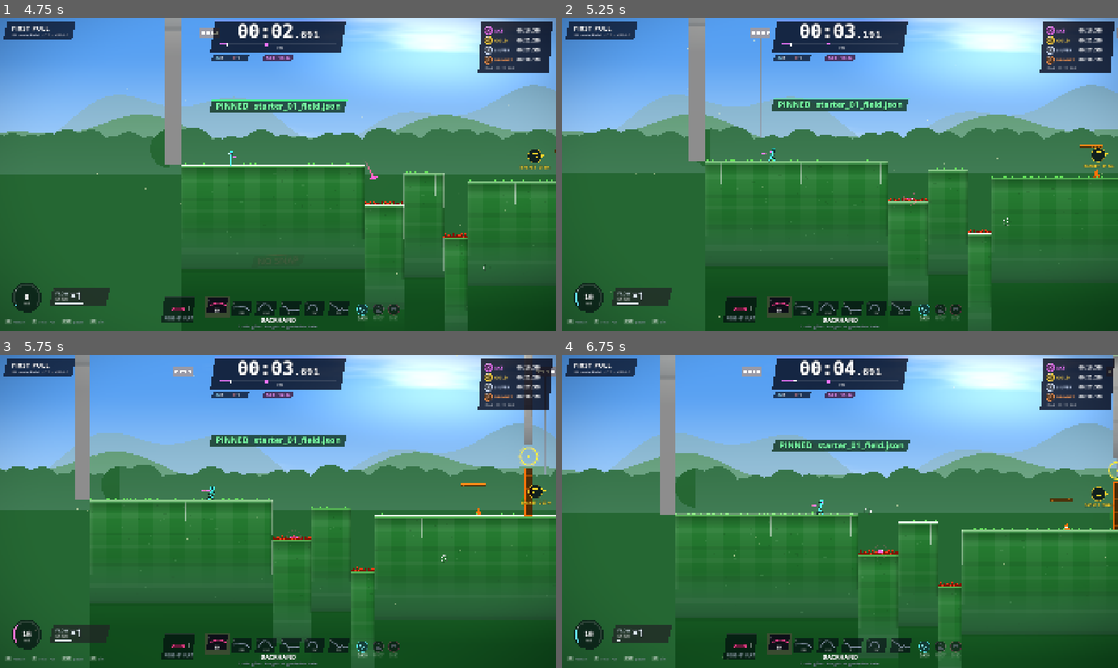
Above: before the commit, frames 1-4 (two rows, left to right).
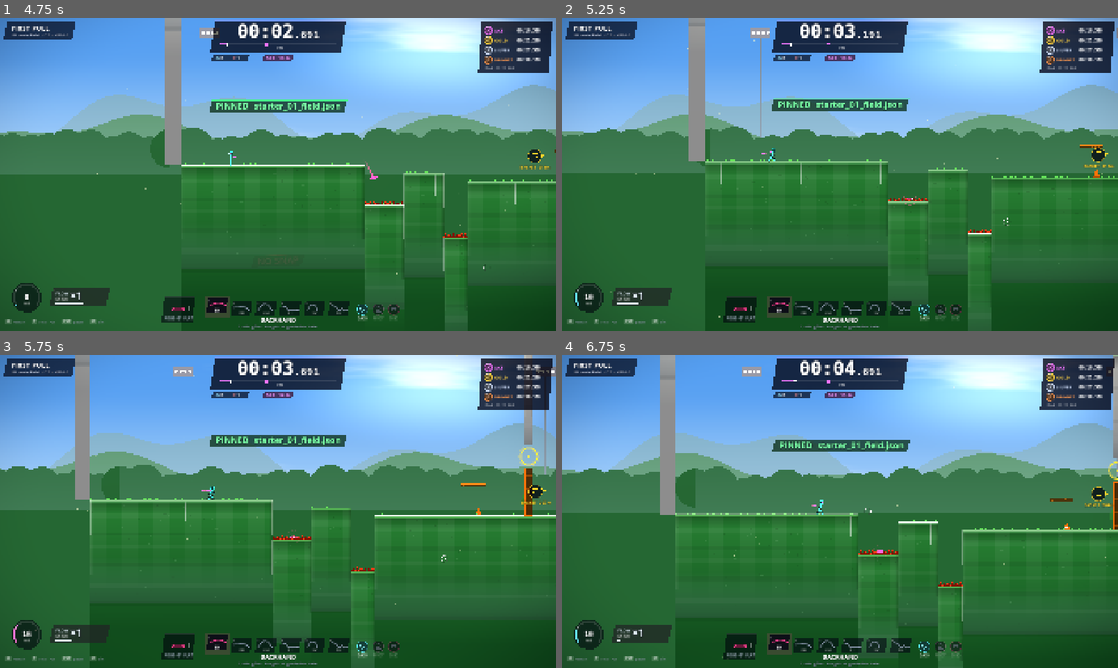
Above: after the commit, the same moments.

Repository: malleum/ultimategrapple
Game: Godot game, scene res://scenes/main.tscn
Same seed, same stepped clock (60 frames per second), same inputs: the game is played once before the commit and once after it.
Inputs (mouse positions are in pixels of both pictures, inside the frame that each line leads up to):
- Up to frame 1 (4.75 s): click "COURSES" at 0.5 s; click "01 First Pull" at 1.25 s; tap Enter at 2 s; move the mouse to (400, 158) at 2.02 s; hold D (move_right) 2.03-2.75 s; tap P (pin) at 2.1, 3.8 s; click (400, 158) at 2.17 s; tap Space (jump) at 2.27 s; tap F (snap) at 2.3 s; drag from (166, 190) to (255, 221) at 2.77 s; move the mouse to (333, 105) at 3.52 s; hold A (move_left) 3.53-4.25 s; click (333, 105) at 3.6 s; drag from (250, 237) to (489, 268) at 4.27 s
- Up to frame 2 (5.25 s): move the mouse to (1006, 221) at 5.02 s; hold D (move_right) from 5.03 s (still down); right-click (1006, 221) at 5.1 s
- Up to frame 3 (5.75 s): keep holding D (move_right); tap Space (jump) at 5.27 s; click (444, 558) at 5.3 s
- Up to frame 4 (6.75 s): release D (move_right) at 5.75 s; drag from (673, 464) to (756, 433) at 5.77 s; move the mouse to (867, 511) at 6.52 s; hold D (move_right) from 6.53 s (still down); tap P (pin) at 6.6 s; click (867, 511) at 6.67 s

Frame 1 is identical in both runs. In frame 2, less than 0.1% of the frame differs, in the area x 15-100%, y 34-69%; in frame 3, 0.1%; in frame 4, 0.2%, in the area x 10-100%, y 32-100%.

Commit message:
Fix rolling/sliding disc friction (ground probe) + exact range-table tool
Rolling discs micro-hopped so is_on_floor() was false ~90% of frames and
friction was skipped: rollers travelled ~2x too far. A short downward
probe now detects contact. tools/range_table.gd sweeps every throw type
from -10 to 85 degrees with the real disc code.

Co-Authored-By: Claude Opus 5.5 <noreply@anthropic.com>
Claude-Session: https://claude.ai/code/session_01TpV548vRC2KvUmKRPXhcFK

Diff:
--- a/src/disc/disc.gd
+++ b/src/disc/disc.gd
@@ -273,12 +273,22 @@
 		impact.emit("wall", spd)
 
 
+## Floor contact under the disc. is_on_floor() alone misses most frames for a
+## rolling/sliding disc (it micro-hops off the floor), which used to skip
+## friction and made rollers travel ~2x too far.
+func _ground_probe() -> KinematicCollision2D:
+	var c := move_and_collide(Vector2(0, 4), true, 0.08)
+	if c and c.get_normal().y < -0.5:
+		return c
+	return null
+
+
 func _roll(dt: float) -> void:
 	velocity.y += t.grav * dt
-	var was_on_floor := is_on_floor()
 	move_and_slide()
-	if is_on_floor():
-		var n := get_floor_normal()
+	var g := _ground_probe()
+	if g:
+		var n := g.get_normal()
 		var tangent := Vector2(-n.y, n.x)
 		var along := velocity.dot(tangent)
 		along = move_toward(along, 0.0, 420.0 * dt)
@@ -289,18 +299,16 @@
 		velocity.x = -velocity.x * 0.45
 		spin_dir = -spin_dir
 		impact.emit("wall", absf(velocity.x))
-	if not is_on_floor() and not was_on_floor and velocity.y > 900.0:
-		pass
 	spin_angle += velocity.x * dt * 0.08
 
 
 func _slide(dt: float) -> void:
 	velocity.y += 1800.0 * dt
 	move_and_slide()
-	if is_on_floor():
+	var g := _ground_probe()
+	if g:
 		var friction := 1600.0
-		var col := get_last_slide_collision()
-		if col and col.get_collider() and col.get_collider().has_meta("ice"):
+		if g.get_collider() and g.get_collider().has_meta("ice"):
 			friction = 250.0
 		velocity.x = move_toward(velocity.x, 0.0, friction * dt)
 		if absf(velocity.x) < 20.0:
--- /dev/null
+++ b/tools/range_table.gd
@@ -0,0 +1,119 @@
+extends SceneTree
+## Exact range table using the real disc code on a flat floor.
+## Conditions match a real throw: full power, PERFECT snap (spin 1.0 * type spin,
+## speed x1.09, wobble 0.25*0.15), standing still (no movement penalty),
+## nose 0, released from the hand (feet - 31.68px) + 16px along the aim.
+## godot --headless --fixed-fps 120 -s tools/range_table.gd
+
+const Disc = preload("res://src/disc/disc.gd")
+const ThrowTypes = preload("res://src/disc/throw_types.gd")
+const HAND_Y := -44.0 * 0.72
+const PX_PER_M := 32.0
+
+var runs := []
+var frames := 0
+var started := false
+
+
+func _physics_process(_dt: float) -> bool:
+	if not started:
+		started = true
+		var floor_body := StaticBody2D.new()
+		var cs := CollisionShape2D.new()
+		var r := RectangleShape2D.new()
+		r.size = Vector2(400000, 400)
+		cs.shape = r
+		floor_body.position = Vector2(100000, 200)
+		floor_body.add_child(cs)
+		root.add_child(floor_body)
+		for ti in ThrowTypes.count():
+			var ty: Dictionary = ThrowTypes.get_type(ti)
+			for deg in range(-10, 86):
+				var d := Disc.new()
+				root.add_child(d)
+				var dir := Vector2.RIGHT.rotated(-deg_to_rad(deg))
+				var from := Vector2(0, HAND_Y) + dir * 16.0
+				var spin: float = 1.0 * ty.spin
+				var vel: Vector2 = dir * float(ty.speed) * 1.0 * 1.09
+				d.launch(from, vel, ti, spin, 0.0, 0.25 * 0.15)
+				var e := {"d": d, "type": ty.id, "deg": deg, "touch": -1.0, "touch_t": -1.0, "rest": -1.0, "apex": 0.0, "skips": 0}
+				d.impact.connect(func(kind, _s): _on_impact(e, kind))
+				runs.append(e)
+		return false
+	frames += 1
+	var all_done := true
+	for e in runs:
+		var d = e.d
+		e.apex = minf(e.apex, d.global_position.y)
+		if e.rest < 0.0:
+			if d.state == Disc.REST:
+				e.rest = d.global_position.x
+			else:
+				all_done = false
+	if all_done or frames > 120 * 30:
+		_report()
+		return true
+	return false
+
+
+func _on_impact(e: Dictionary, kind: String) -> void:
+	if kind == "skip":
+		e.skips += 1
+	if e.touch < 0.0 and kind in ["skip", "land", "roll", "wall"]:
+		e.touch = e.d.global_position.x
+		e.touch_t = frames / 120.0
+
+
+func _report() -> void:
+	var by := {}
+	for e in runs:
+		if not by.has(e.type):
+			by[e.type] = []
+		by[e.type].append(e)
+	print("type       | best carry (first touch)     | best total (comes to rest)   | carry@0° total@0°")
+	for ty in by:
+		var arr: Array = by[ty]
+		var bc = arr[0]
+		var bt = arr[0]
+		var a0 = null
+		for e in arr:
+			if e.touch > bc.touch:
+				bc = e
+			var tot: float = e.rest if e.rest >= 0.0 else e.d.global_position.x
+			var btot: float = bt.rest if bt.rest >= 0.0 else bt.d.global_position.x
+			if tot > btot:
+				bt = e
+			if e.deg == 0:
+				a0 = e
+		var bt_tot: float = bt.rest if bt.rest >= 0.0 else bt.d.global_position.x
+		print("%-10s | %3d°  %6.1f m  (%4.2fs, apex %4.1f m) | %3d°  %6.1f m  (%d skips) | %6.1f m  %6.1f m" % [
+			ty, bc.deg, bc.touch / PX_PER_M, bc.touch_t, -bc.apex / PX_PER_M,
+			bt.deg, bt_tot / PX_PER_M, bt.skips,
+			a0.touch / PX_PER_M, (a0.rest if a0.rest >= 0.0 else a0.d.global_position.x) / PX_PER_M])
+	print("")
+	print("best total with angle >= 0 (no downward throws):")
+	for ty in by:
+		var best = null
+		var bv := -INF
+		for e in by[ty]:
+			if e.deg < 0:
+				continue
+			var tot: float = e.rest if e.rest >= 0.0 else e.d.global_position.x
+			if tot > bv:
+				bv = tot
+				best = e
+		print("  %-10s %3d°  %6.1f m  (carry %5.1f m, %d skips)" % [ty, best.deg, bv / PX_PER_M, best.touch / PX_PER_M, best.skips])
+	print("")
+	print("per-angle detail (every 5°): carry / total, metres")
+	var header := "deg   "
+	for ty in by:
+		header += "%-16s" % ty
+	print(header)
+	for deg in range(-10, 86, 5):
+		var line := "%3d°  " % deg
+		for ty in by:
+			for e in by[ty]:
+				if e.deg == deg:
+					var tot: float = e.rest if e.rest >= 0.0 else e.d.global_position.x
+					line += "%5.1f / %-8.1f" % [e.touch / PX_PER_M, tot / PX_PER_M]
+		print(line)
Not shown, added: tools/range_table.gd.uid
